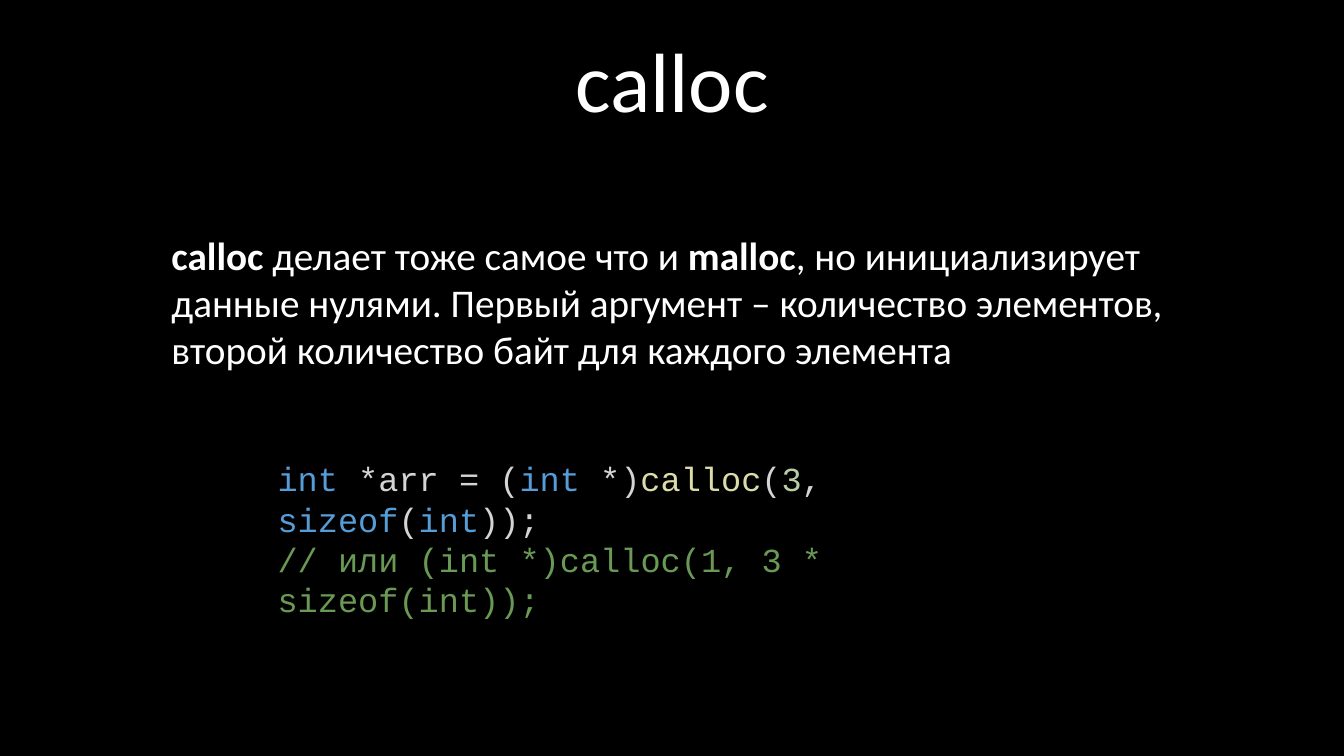
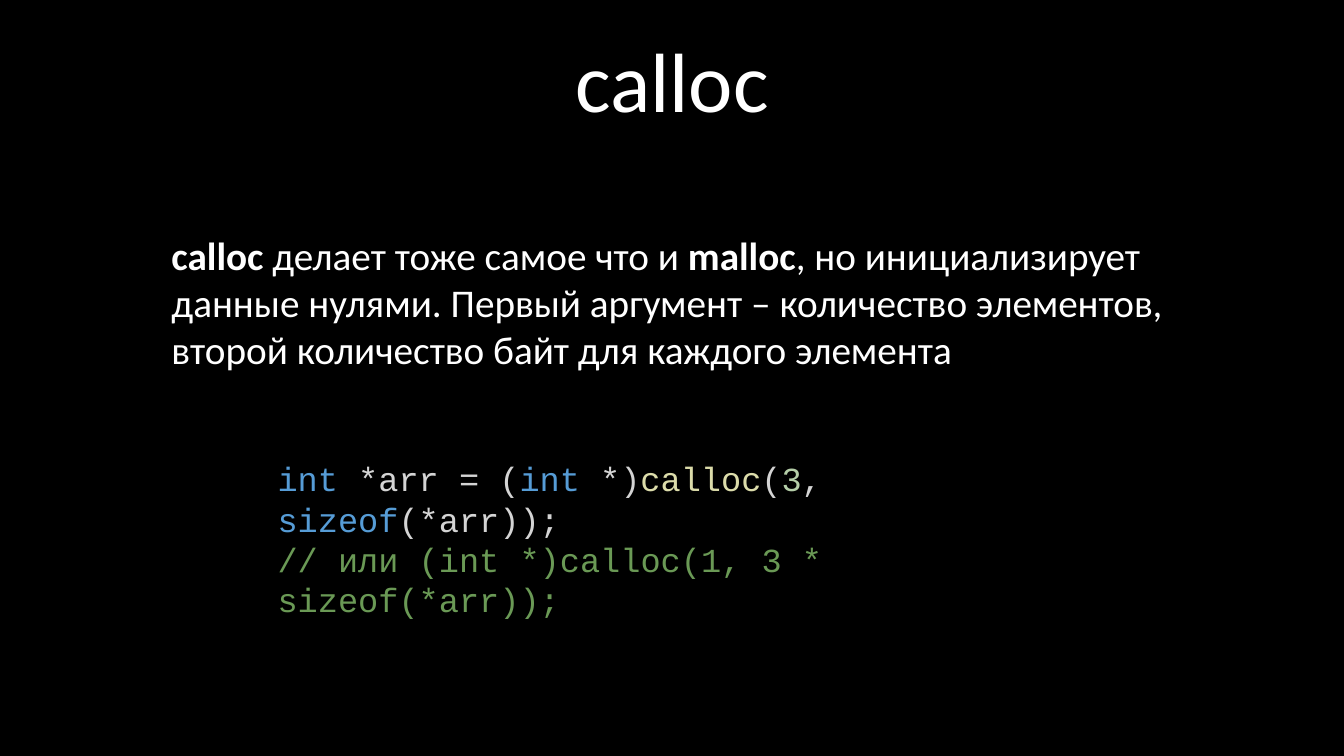
Before and after one commit to kruffka/C-Programming, a slide deck: slide 34 of 6_pointers/6_pointers.pptx (slide 32 before the commit). Drawn at 1344x756 pixels with LibreOffice and Linux fonts; fonts in the diff are those of the drawing. Boxes give left, top, right and bottom in pixels: in the first picture for what was removed or moved away, otherwise in the second. Text is boxed around its words. In the diff, an @@ line names an element or a change of style, - is before the commit and + after.

```diff
--- a/6_pointers/6_pointers.pptx
+++ b/6_pointers/6_pointers.pptx
@@ text at [278,467,822,619]: text changed @@
-int *arr = (int *)calloc(3, sizeof(int));
-// или (int *)calloc(1, 3 * sizeof(int));
+int *arr = (int *)calloc(3, sizeof(*arr));
+// или (int *)calloc(1, 3 * sizeof(*arr));
```
Also in this commit, not shown: 12 other slides changed, 15 slides added, 2 slides removed, 18 other files.
